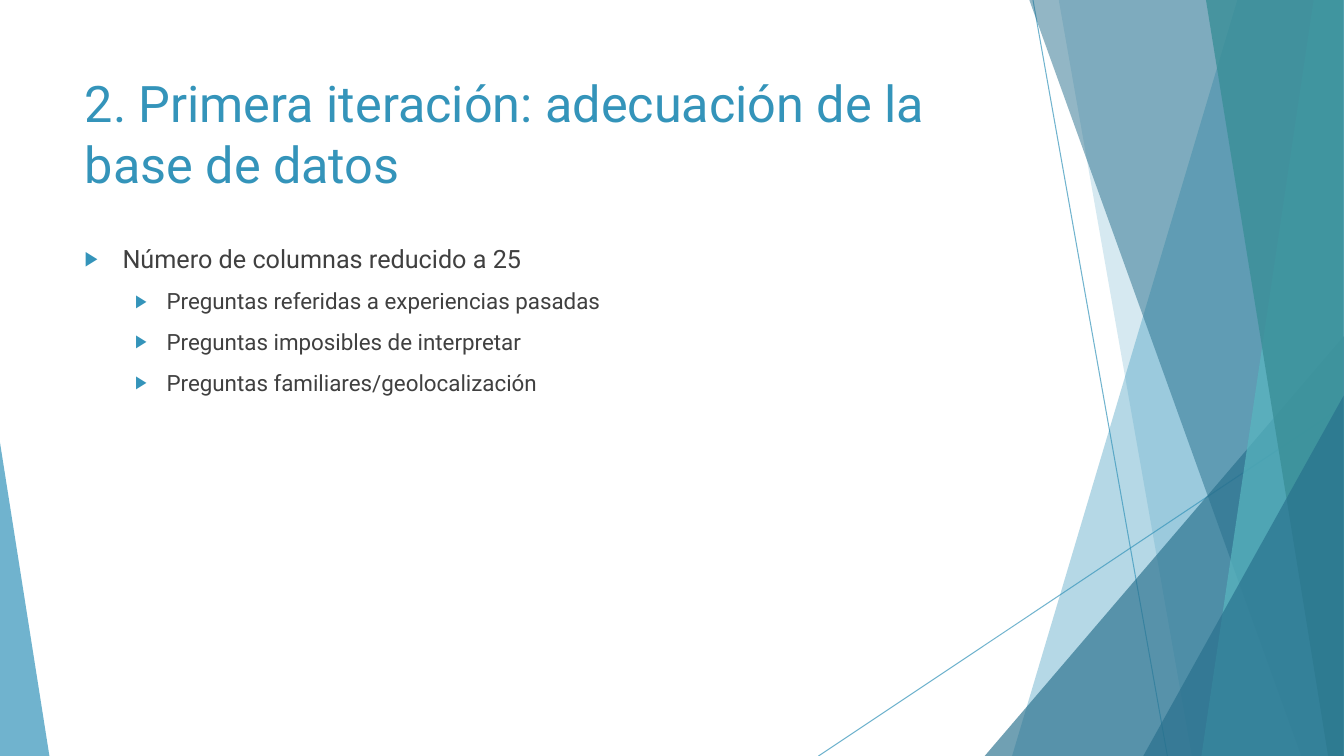
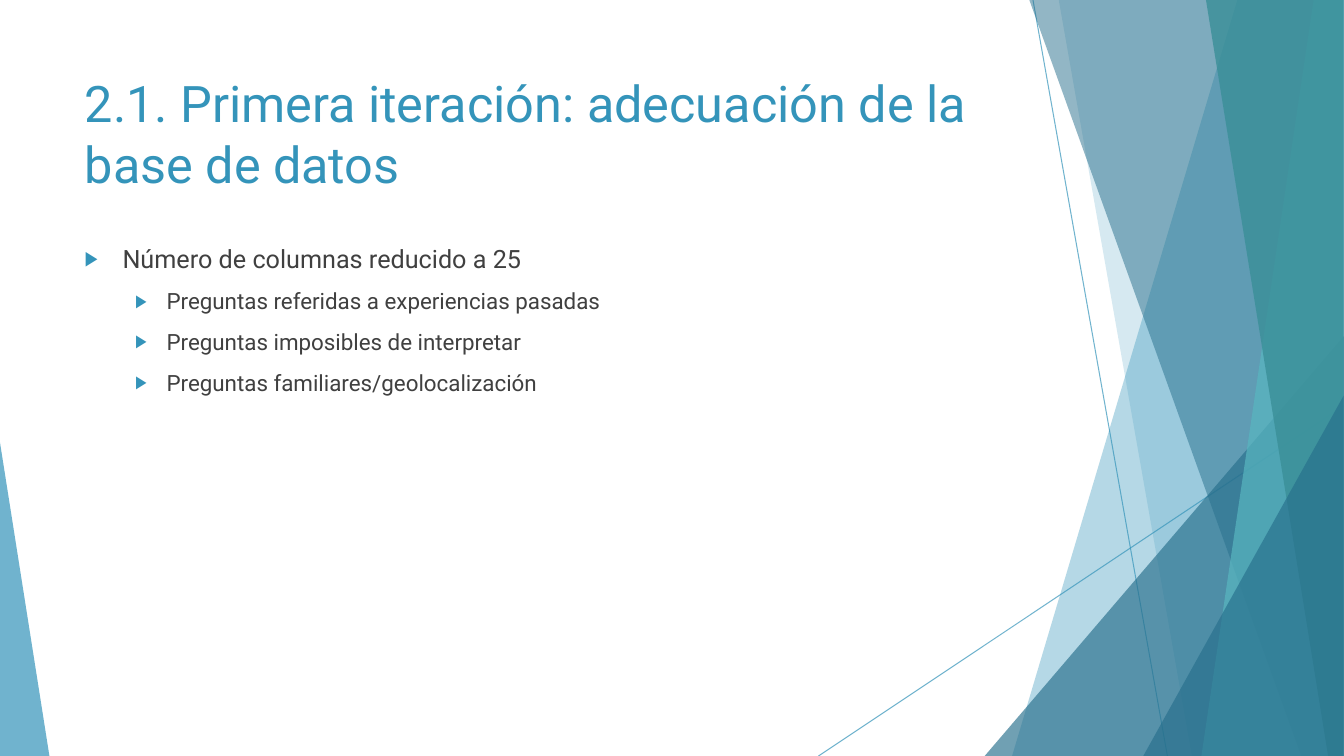
Before and after one commit to Geadalu/DataMiningHealth, a slide deck: slide 6 of Presentación DataMiningHealth.pptx. Drawn at 1344x756 pixels with LibreOffice and Linux fonts; fonts in the diff are those of the drawing. Boxes give left, top, right and bottom in pixels: in the first picture for what was removed or moved away, otherwise in the second. Text is boxed around its words. In the diff, an @@ line names an element or a change of style, - is before the commit and + after.

```diff
--- a/Presentación DataMiningHealth.pptx
+++ b/Presentación DataMiningHealth.pptx
@@ title at bbox=[85, 84, 966, 184]: text changed @@
-2. Primera iteración: adecuación de la base de datos
+2.1. Primera iteración: adecuación de la base de datos
```
Also in this commit, not shown: 18 other slides changed, 24 slides added, 4 other files.
